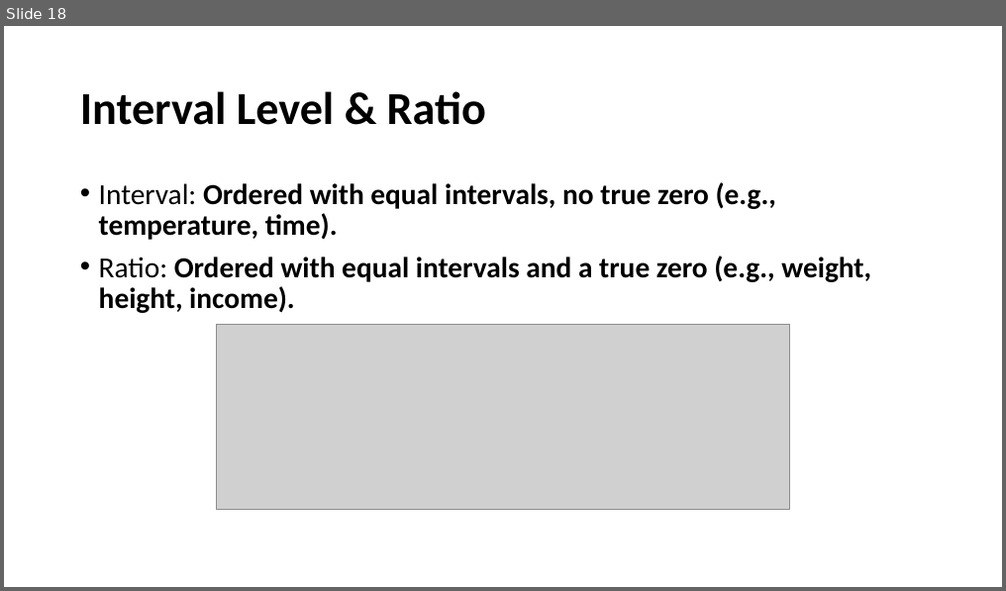
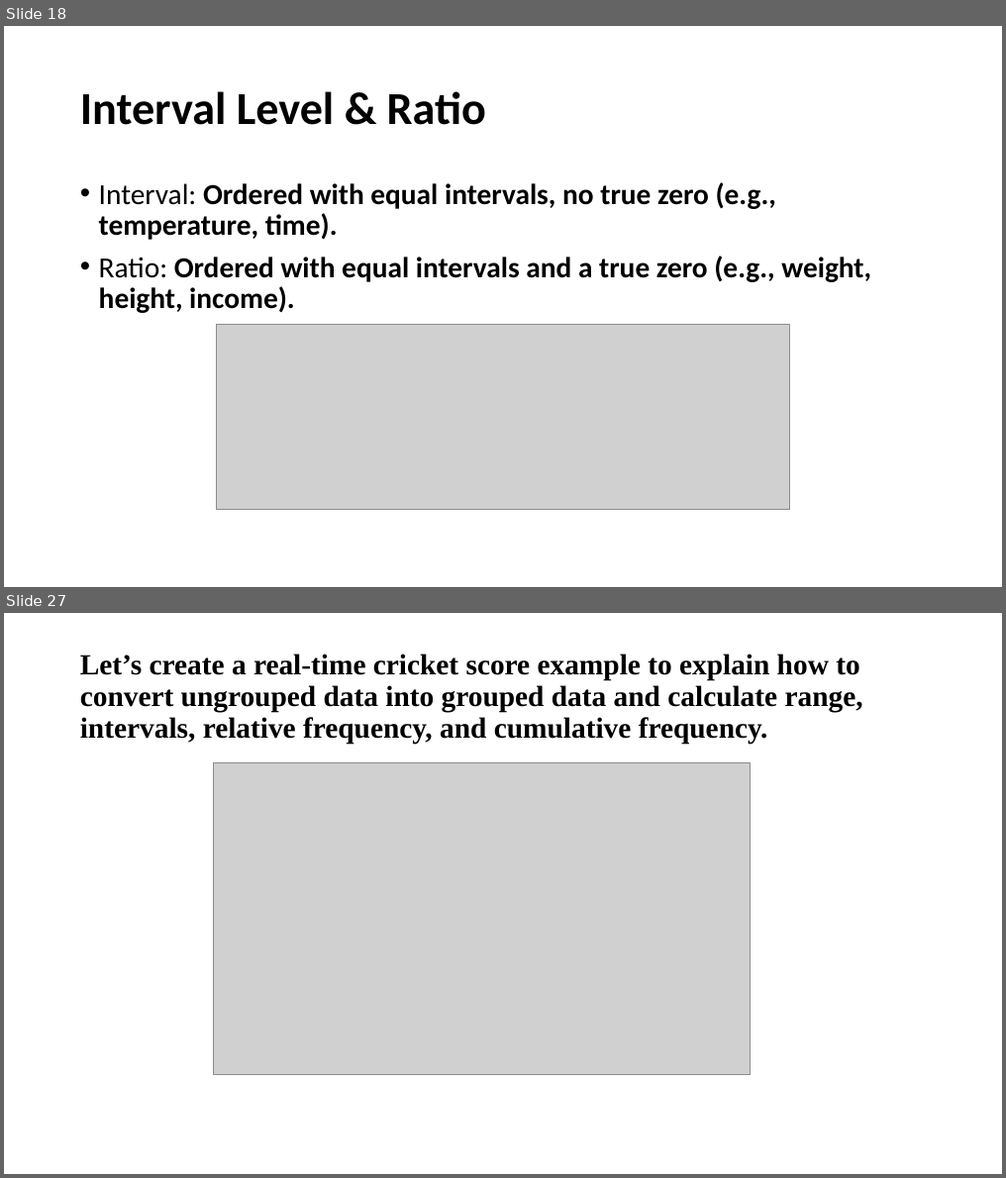
Before and after one commit to joviyal-arun/STAT_TUTORIAL_DOCUMENTS, a slide deck: statistics_tutorial.pptx. Shown one above the other, each under a label of ours: slide 18 before the commit, slides 18 and 27 after it; the slides between them are not shown. The pictures are 1006x591 and 1006x1178 pixels, drawn with LibreOffice and Linux fonts; fonts in the diff are those of the drawing; grey boxes stand for pictures. Boxes give left, top, right and bottom in pixels: in the first picture for what was removed or moved away, otherwise in the second. Text is boxed around its words. In the diff, an @@ line names an element or a change of style, - is before the commit and + after.

Commit message:
frequency distribution tutorial

```diff
--- a/statistics_tutorial.pptx
+++ b/statistics_tutorial.pptx
@@ slide 27 added at bbox=[4, 613, 1002, 1174], background #FFFFFF @@
@@ title added at bbox=[80, 654, 863, 744], 28 pt, text #000000, bold @@
+Let’s create a real-time cricket score example to explain how to convert ungrouped data into grouped data and calculate range, intervals, relative frequency, and cumulative frequency.
@@ picture added at bbox=[213, 762, 749, 1075] @@
```
Also in this commit, not shown: 15 other slides added.
